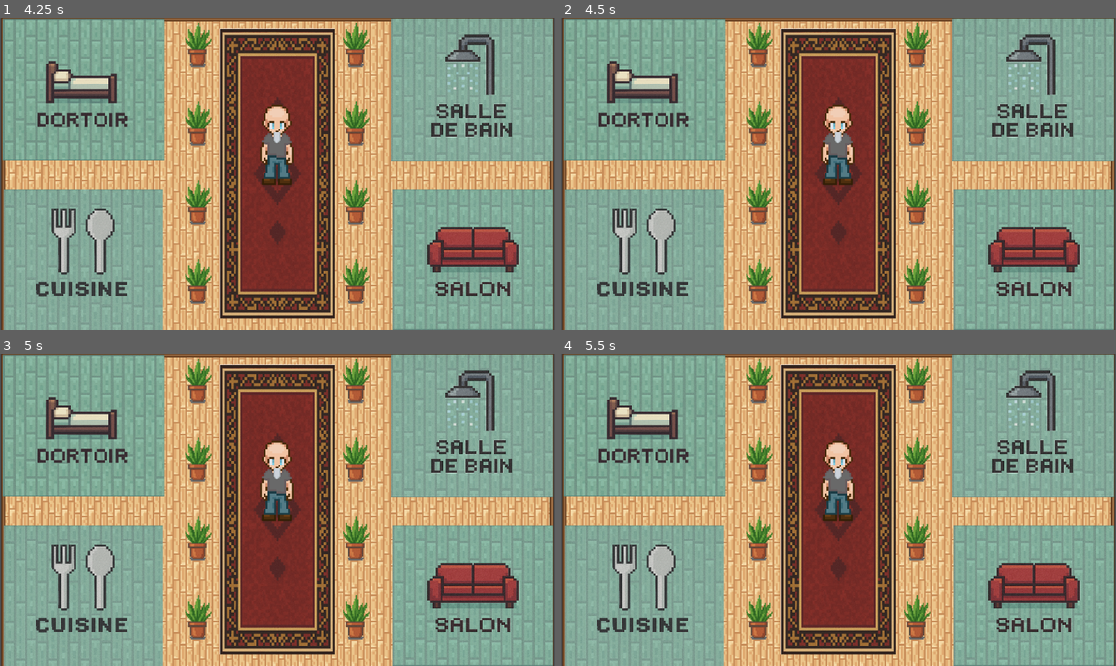
Above: before the commit, frames 1-4 (two rows, left to right).
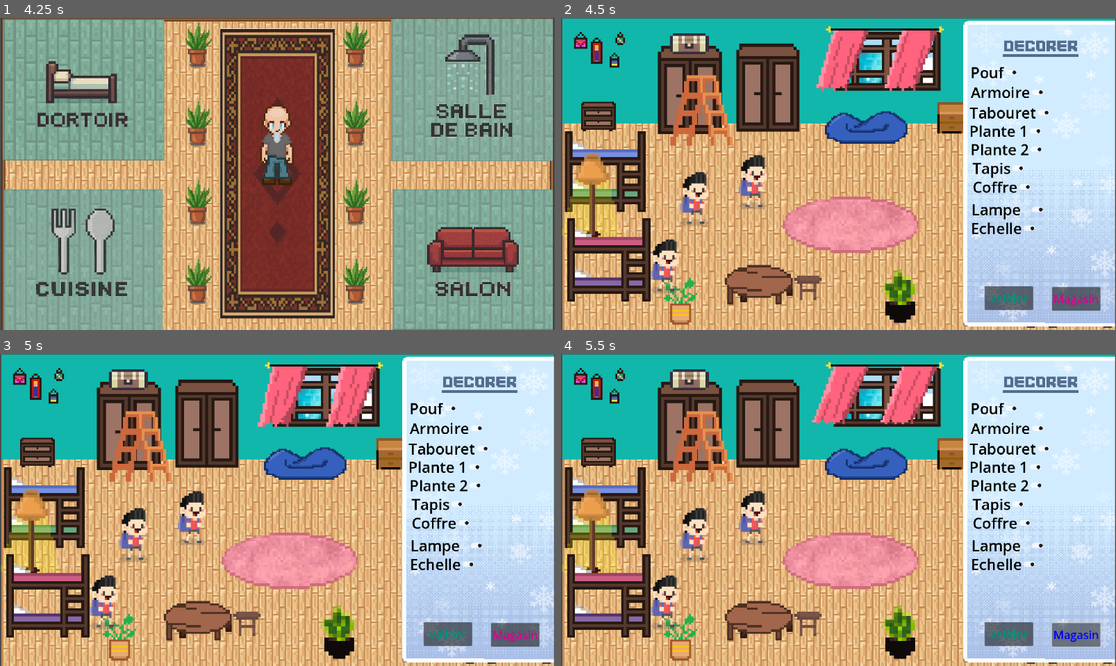
Above: after the commit, the same moments.

Repository: Eliralepas/jeu-serieux
Game: Godot game, scene res://scenes/piece_princiaple.tscn
Two runs of this game, one before a commit and one after it. Both use one fixed random seed, a clock stepped at 60 frames per second and the inputs below.
Inputs (mouse positions are in pixels of both pictures, inside the frame that each line leads up to):
- Up to frame 1 (4.25 s): tap Enter at 0.5, 2, 3.5 s; move the mouse to (399, 158) at 0.52 s; click (399, 158) at 0.67 s; tap Space at 1.25, 2.75 s; move the mouse to (166, 189) at 1.27 s; click (166, 189) at 1.42 s; move the mouse to (333, 105) at 2.02 s; click (333, 105) at 2.17 s; move the mouse to (249, 236) at 2.77 s; click (249, 236) at 2.92 s; move the mouse to (444, 220) at 3.52 s; click (444, 220) at 3.67 s
- Up to frame 2 (4.5 s): tap Space at 4.25 s; move the mouse to (672, 127) at 4.27 s; click (672, 127) at 4.42 s
- Up to frame 3 (5 s): no input
- Up to frame 4 (5.5 s): click (1077, 634) at 5 s, where only the run after the commit has a clickable "Magasin"

Frame 1 is identical in both runs. In frame 2, 89% of the frame differs, in the area x 0-100%, y 0-100%; in frame 3, 89%; in frame 4, 89%.

Commit message:
acces au dortoir depuis la piece principale

Diff:
--- a/scenes/character_Z.tscn
+++ b/scenes/character_Z.tscn
@@ -14,7 +14,7 @@
 }]
 
 [sub_resource type="RectangleShape2D" id="RectangleShape2D_27uhw"]
-size = Vector2(21.634615, 213)
+size = Vector2(21.6346, 213)
 
 [node name="CharacterBody2D" type="CharacterBody2D"]
 
--- a/scenes/dialog.tscn
+++ b/scenes/dialog.tscn
@@ -15,16 +15,16 @@
 offset_top = 69.0
 offset_right = 156.0
 offset_bottom = 109.0
-scale = Vector2(10.12585, 3.8391805)
+scale = Vector2(10.1258, 3.83918)
 texture = ExtResource("2_36pgd")
 
 [node name="text_dialog" type="RichTextLabel" parent="sprite_dialog"]
 layout_mode = 0
-offset_left = 1.2838428
-offset_top = 4.428028
-offset_right = 41.283844
-offset_bottom = 50.42803
-scale = Vector2(0.9365772, 0.6825763)
+offset_left = 1.28384
+offset_top = 4.42803
+offset_right = 41.2838
+offset_bottom = 50.428
+scale = Vector2(0.936577, 0.682576)
 theme_override_colors/default_color = Color(0, 0, 0, 1)
 bbcode_enabled = true
 
--- a/scenes/grahics.tscn
+++ b/scenes/grahics.tscn
@@ -406,7 +406,7 @@
 button_pressed = true
 text = "Echelle"
 
-[node name="Button" type="Button" parent="."]
+[node name="Button_magasin" type="Button" parent="."]
 top_level = true
 offset_left = 882.0
 offset_top = 435.0
@@ -421,6 +421,21 @@
 theme_override_font_sizes/font_size = 30
 text = "Magasin"
 
+[node name="Button_piece_principale" type="Button" parent="."]
+top_level = true
+offset_left = 703.0
+offset_top = 433.0
+offset_right = 832.0
+offset_bottom = 496.0
+theme_override_colors/font_disabled_color = Color(0.905882, 0, 0, 1)
+theme_override_colors/font_hover_pressed_color = Color(0.953949, 0.648103, 0.788939, 1)
+theme_override_colors/font_hover_color = Color(0, 0, 0.968627, 1)
+theme_override_colors/font_color = Color(2.26215e-06, 0.571486, 0.485333, 1)
+theme_override_colors/font_focus_color = Color(4.81307e-07, 0.314511, 0.224235, 1)
+theme_override_colors/font_pressed_color = Color(0.0622559, 0.444343, 0.455192, 1)
+theme_override_font_sizes/font_size = 30
+text = "valider"
+
 [node name="songs" type="Node" parent="."]
 
 [node name="bacjground" type="AudioStreamPlayer2D" parent="songs"]
@@ -432,4 +447,5 @@
 stream = ExtResource("27_tc5pd")
 volume_db = 18.572
 
-[connection signal="pressed" from="Button" to="." method="_on_button_magasin_pressed"]
+[connection signal="pressed" from="Button_magasin" to="." method="_on_button_magasin_pressed"]
+[connection signal="pressed" from="Button_piece_principale" to="." method="_on_button_piece_principale_pressed"]
--- /dev/null
+++ b/scenes/piece_princiaple.gd
@@ -0,0 +1,6 @@
+extends Node2D
+
+
+func click_area_dortoir(viewport: Node, event: InputEvent, shape_idx: int) -> void:
+	if event is InputEventMouseButton and event.pressed:
+		get_tree().change_scene_to_file("res://scenes/grahics.tscn")
--- a/scenes/piece_princiaple.tscn
+++ b/scenes/piece_princiaple.tscn
@@ -1,7 +1,8 @@
-[gd_scene load_steps=27 format=4 uid="uid://bufnswpw7si0k"]
+[gd_scene load_steps=28 format=4 uid="uid://bufnswpw7si0k"]
 
 [ext_resource type="Texture2D" uid="uid://byyhqj5wg0v32" path="res://assets/sol/fin-parquet-brun-clair-(milieu)-pixilart(1).png" id="1_7aop7"]
 [ext_resource type="Texture2D" uid="uid://bpirad5mu7r4b" path="res://assets/autres/salon.png" id="1_bssau"]
+[ext_resource type="Script" uid="uid://ktkrmp80umvx" path="res://scenes/piece_princiaple.gd" id="1_c3xlm"]
 [ext_resource type="Texture2D" uid="uid://dbt3ybh1n4pbt" path="res://assets/autres/dortoir.png" id="2_3w17b"]
 [ext_resource type="Texture2D" uid="uid://dcnc8afoepltd" path="res://assets/sol/fin-parquet-brun-clair-(milieu)-pixilart.png" id="2_iu4vp"]
 [ext_resource type="Texture2D" uid="uid://dvlfwlr8jvyvr" path="res://assets/autres/cuisine.png" id="3_3w17b"]
@@ -16,7 +17,7 @@
 [ext_resource type="PackedScene" uid="uid://cvgjt62768mco" path="res://scenes/character_Z.tscn" id="14_aimw2"]
 
 [sub_resource type="RectangleShape2D" id="RectangleShape2D_vsm5w"]
-size = Vector2(428.00003, 374.75)
+size = Vector2(428, 374.75)
 
 [sub_resource type="TileSetAtlasSource" id="TileSetAtlasSource_k255s"]
 texture = ExtResource("1_7aop7")
@@ -130,6 +131,7 @@
 sources/2 = SubResource("TileSetAtlasSource_187d5")
 
 [node name="PiecePrinciaple" type="Node2D"]
+script = ExtResource("1_c3xlm")
 
 [node name="Camera2D" type="Camera2D" parent="."]
 position = Vector2(-35, -4)
@@ -139,56 +141,56 @@
 
 [node name="Sprite2D" type="Sprite2D" parent="Salon"]
 position = Vector2(485, 224)
-scale = Vector2(0.41715232, 0.3661122)
+scale = Vector2(0.417152, 0.366112)
 texture = ExtResource("1_bssau")
 
 [node name="Area2D" type="Area2D" parent="Salon/Sprite2D"]
 
 [node name="CollisionShape2D" type="CollisionShape2D" parent="Salon/Sprite2D/Area2D"]
-position = Vector2(-7.1915283, 11.94989)
-scale = Vector2(2.3972056, 2.731403)
+position = Vector2(-7.19153, 11.9499)
+scale = Vector2(2.39721, 2.7314)
 shape = SubResource("RectangleShape2D_vsm5w")
 
 [node name="Dortoir" type="Node" parent="."]
 
 [node name="Sprite2D" type="Sprite2D" parent="Dortoir"]
-position = Vector2(-550.99994, -227.99998)
-scale = Vector2(0.419797, 0.36779052)
+position = Vector2(-551, -228)
+scale = Vector2(0.419797, 0.367791)
 texture = ExtResource("2_3w17b")
 
 [node name="Area2D" type="Area2D" parent="Dortoir/Sprite2D"]
 
 [node name="CollisionShape2D" type="CollisionShape2D" parent="Dortoir/Sprite2D/Area2D"]
-position = Vector2(-0.00036621094, 2.7189941)
-scale = Vector2(2.3821037, 2.718939)
+position = Vector2(-0.000366211, 2.71899)
+scale = Vector2(2.3821, 2.71894)
 shape = SubResource("RectangleShape2D_vsm5w")
 
 [node name="Cuisine" type="Node" parent="."]
 
 [node name="Sprite2D" type="Sprite2D" parent="Cuisine"]
-position = Vector2(-552, 224.99998)
-scale = Vector2(0.94046146, 0.83733755)
+position = Vector2(-552, 225)
+scale = Vector2(0.940461, 0.837338)
 texture = ExtResource("3_3w17b")
 
 [node name="Area2D" type="Area2D" parent="Cuisine/Sprite2D"]
 
 [node name="CollisionShape2D" type="CollisionShape2D" parent="Cuisine/Sprite2D/Area2D"]
-position = Vector2(-1.0633545, 2.3885498)
-scale = Vector2(1.0633078, 1.1942614)
+position = Vector2(-1.06335, 2.38855)
+scale = Vector2(1.06331, 1.19426)
 shape = SubResource("RectangleShape2D_vsm5w")
 
 [node name="SalleDeBain" type="Node" parent="."]
 
 [node name="Sprite2D" type="Sprite2D" parent="SalleDeBain"]
 position = Vector2(483, -228)
-scale = Vector2(0.42094687, 0.370919)
+scale = Vector2(0.420947, 0.370919)
 texture = ExtResource("3_aimw2")
 
 [node name="Area2D" type="Area2D" parent="SalleDeBain/Sprite2D"]
 
 [node name="CollisionShape2D" type="CollisionShape2D" parent="SalleDeBain/Sprite2D/Area2D"]
-position = Vector2(4.751343, -2.696045)
-scale = Vector2(2.3755963, 2.6960065)
+position = Vector2(4.75134, -2.69604)
+scale = Vector2(2.3756, 2.69601)
 shape = SubResource("RectangleShape2D_vsm5w")
 
 [node name="Sol" type="TileMapLayer" parent="."]
@@ -200,3 +202,5 @@
 tile_set = SubResource("TileSet_q1r7w")
 
 [node name="CharacterBody2D" parent="." instance=ExtResource("14_aimw2")]
+
+[connection signal="input_event" from="Dortoir/Sprite2D/Area2D" to="." method="click_area_dortoir"]
--- a/scripts/grahics.gd
+++ b/scripts/grahics.gd
@@ -34,3 +34,7 @@
 	porte.play()
 	await get_tree().create_timer(1.20).timeout
 	get_tree().change_scene_to_file("res://scenes/Magasin.tscn")
+
+
+func _on_button_piece_principale_pressed() -> void:
+	get_tree().change_scene_to_file("res://scenes/piece_princiaple.tscn")
Not shown, added: scenes/piece_princiaple.gd.uid
